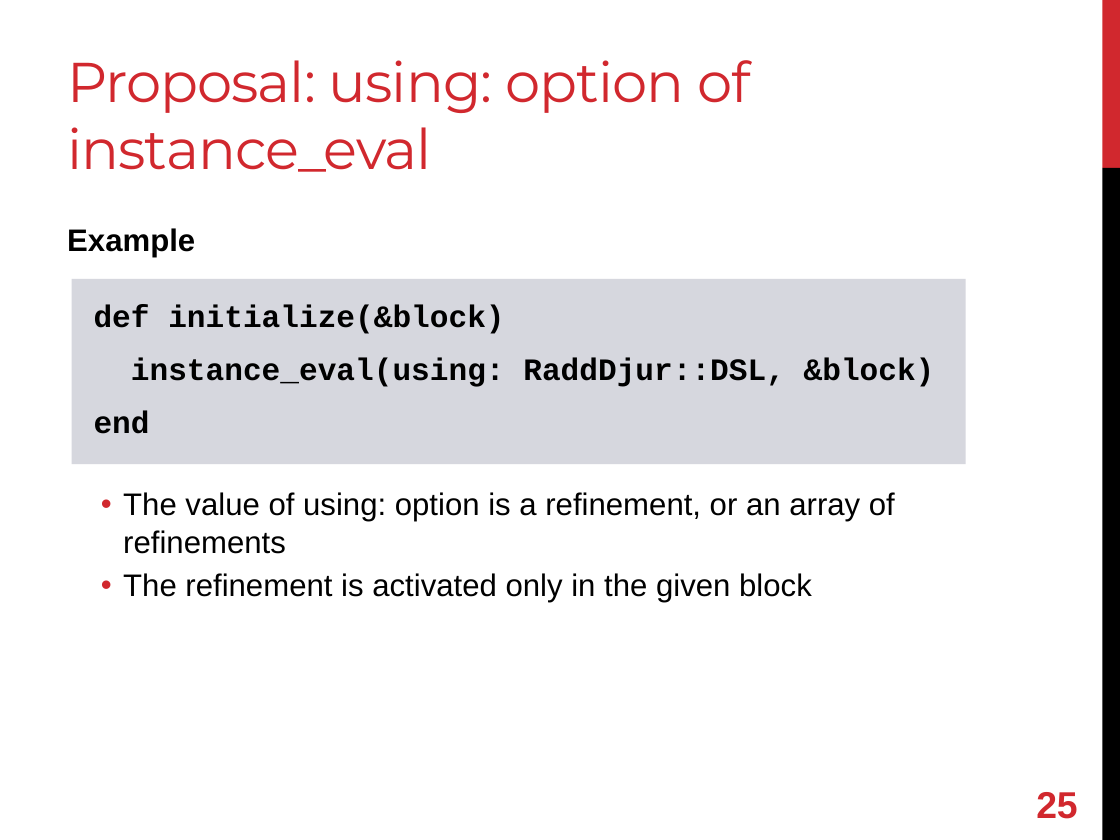
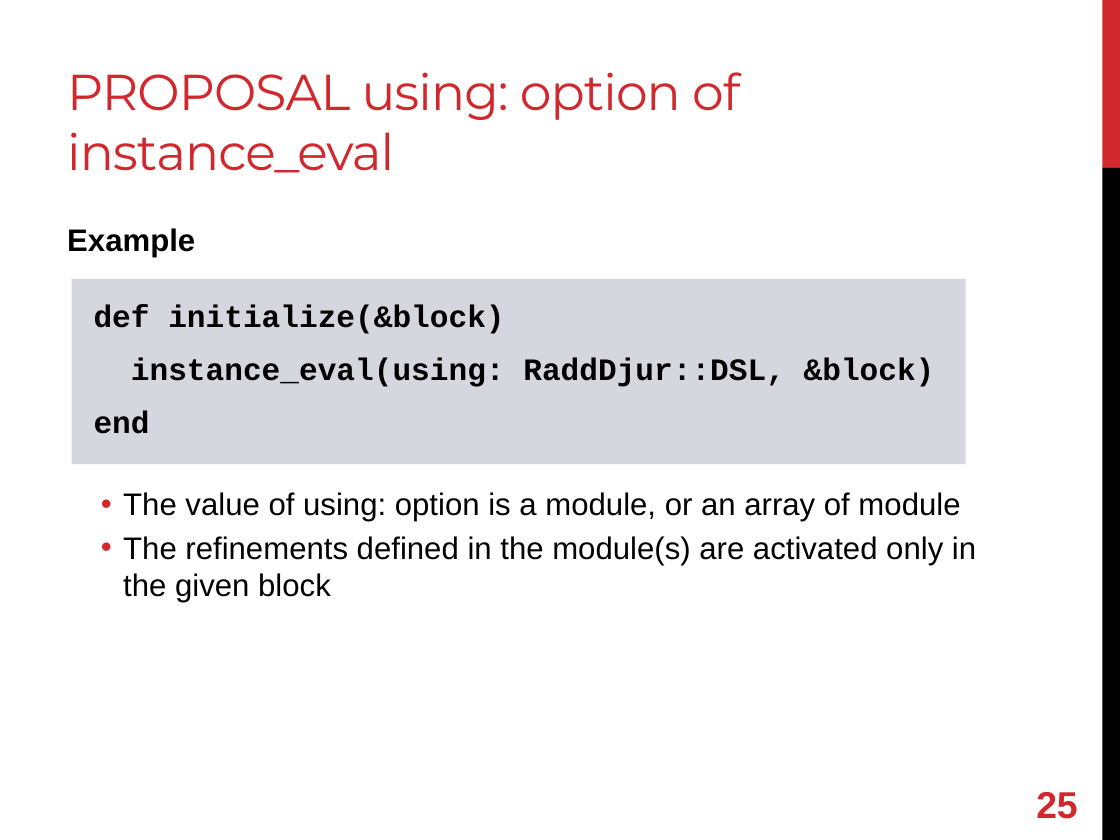
Before and after one commit to shugo/RubyKaigi2013, a slide deck: slide 26 of refining_refinements.pptx. Drawn at 1120x840 pixels with LibreOffice and Linux fonts; fonts in the diff are those of the drawing. Boxes give left, top, right and bottom in pixels: in the first picture for what was removed or moved away, otherwise in the second. Text is boxed around its words. In the diff, an @@ line names an element or a change of style, - is before the commit and + after.

Commit message:
updated.

```diff
--- a/refining_refinements.pptx
+++ b/refining_refinements.pptx
@@ title at bbox=[67, 72, 740, 173]: text changed; size 36 to 32.4 pt @@
-Proposal: using: option of instance_eval
+PROPOSAL using: option of instance_eval
@@ text at bbox=[123, 492, 976, 603]: text changed @@
-  • The value of using: option is a refinement, or an array of refinements
-  • The refinement is activated only in the given block
+  • The value of using: option is a module, or an array of module
+  • The refinements defined in the module(s) are activated only in the given block
```
Also in this commit, not shown: 2 other slides changed.
